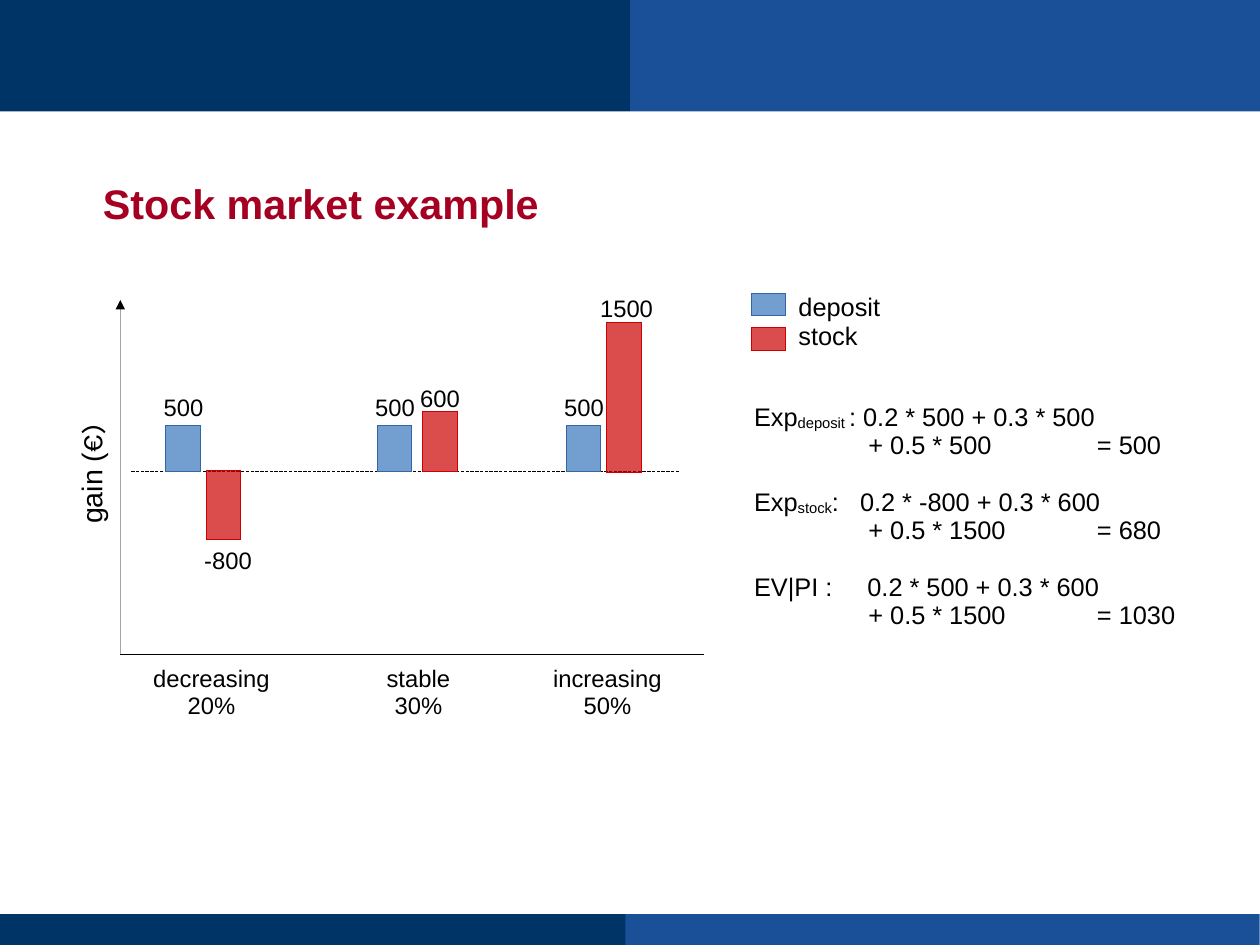
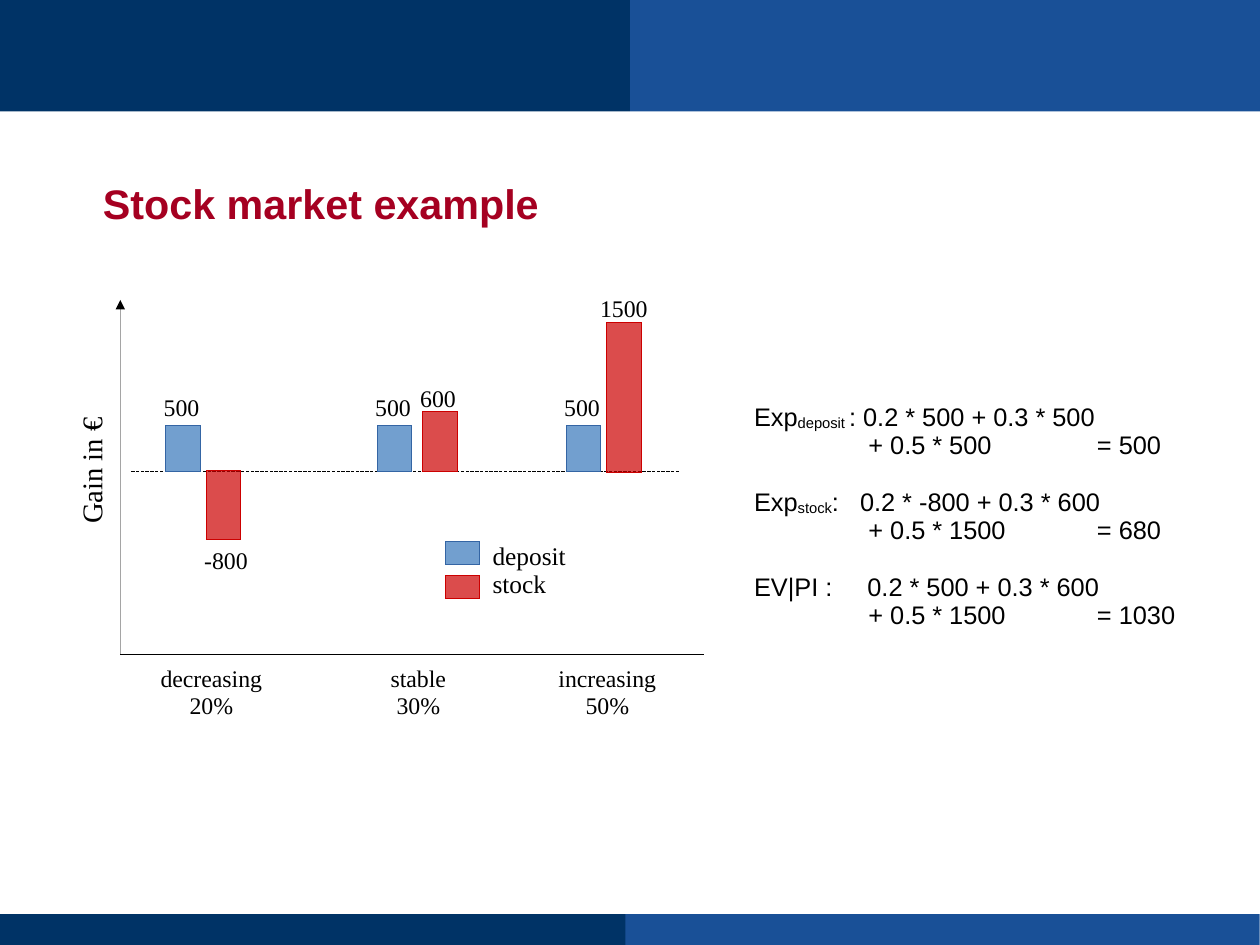
Before and after one commit to hortibonn/EVPI_Poster, a slide deck: slide 3 of images/EVPI.odp. Drawn at 1260x945 pixels with LibreOffice and Linux fonts; fonts in the diff are those of the drawing; background and template pictures are left out. Boxes give left, top, right and bottom in pixels: in the first picture for what was removed or moved away, otherwise in the second. Text is boxed around its words. In the diff, an @@ line names an element or a change of style, - is before the commit and + after.

```diff
--- a/images/EVPI.odp
+++ b/images/EVPI.odp
@@ text at [77,441,109,522]: text changed; font Arial to Times New Roman @@
-gain (€)
+Gain in €
@@ font Arial to Times New Roman in 10 elements at [164,400,200,417], [375,400,411,417], [564,400,600,417], [600,301,648,318], [420,391,456,412], [204,553,248,570], [161,670,263,715], [391,670,446,715], [558,671,656,715], [493,547,566,594] @@
@@ 2 rectangles, 1 text: place and size @@
-2 rectangles, 1 text at [752,293,880,350]
+2 rectangles, 1 text at [446,542,566,599]
```
Also in this commit, not shown: 2 other slides changed, 5 other files.
